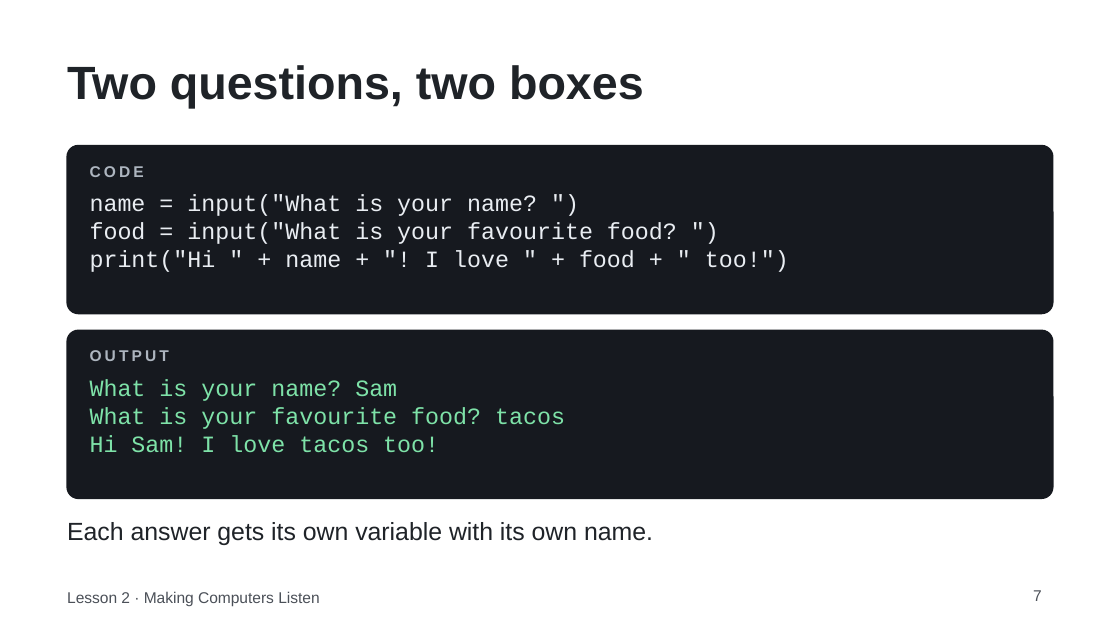
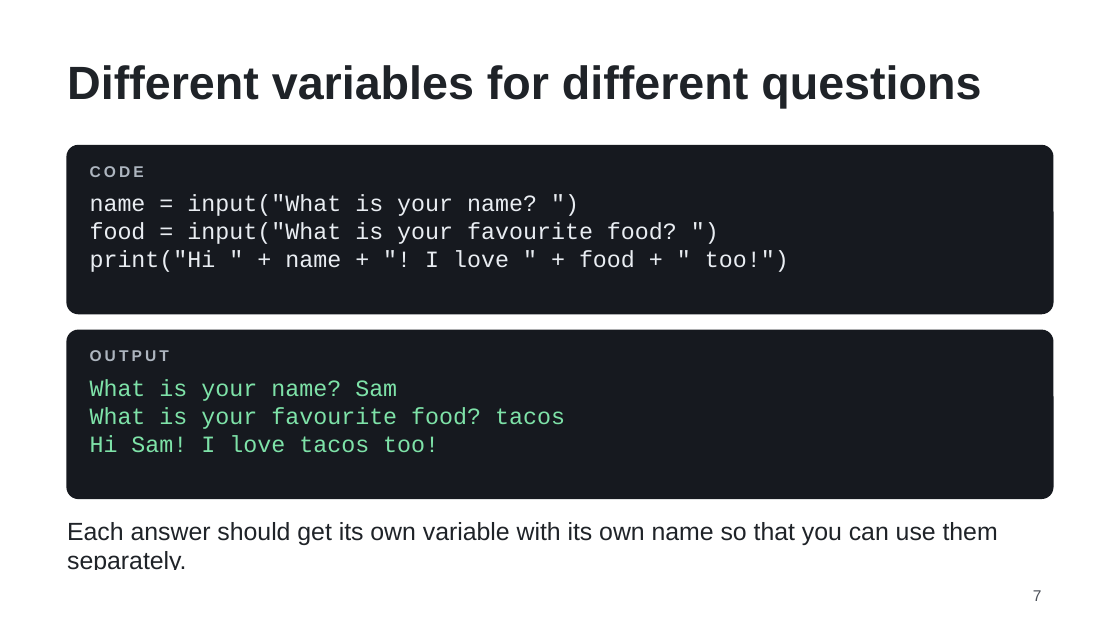
Before and after one commit to FrankD64/chatbot-lesson, a slide deck: slide 7 of assets/slides/Lesson2_Making_Computers_Listen.pptx. Drawn at 1120x630 pixels with LibreOffice and Linux fonts; fonts in the diff are those of the drawing. Boxes give left, top, right and bottom in pixels: in the first picture for what was removed or moved away, otherwise in the second. Text is boxed around its words. In the diff, an @@ line names an element or a change of style, - is before the commit and + after.

```diff
--- a/assets/slides/Lesson2_Making_Computers_Listen.pptx
+++ b/assets/slides/Lesson2_Making_Computers_Listen.pptx
@@ title at bbox=[67, 65, 981, 109]: text changed @@
-Two questions, two boxes
+Different variables for different questions
@@ text at bbox=[67, 522, 998, 570]: text changed @@
-Each answer gets its own variable with its own name.
+Each answer should get its own variable with its own name so that you can use them separately.
@@ rectangle added at bbox=[48, 571, 333, 623], fill #FFFFFF, outline #FFFFFF 0.75 pt @@
@@ text removed at bbox=[67, 591, 319, 606] @@
-Lesson 2 · Making Computers Listen
```
Also in this commit, not shown: 7 other slides changed, 3 other files.
